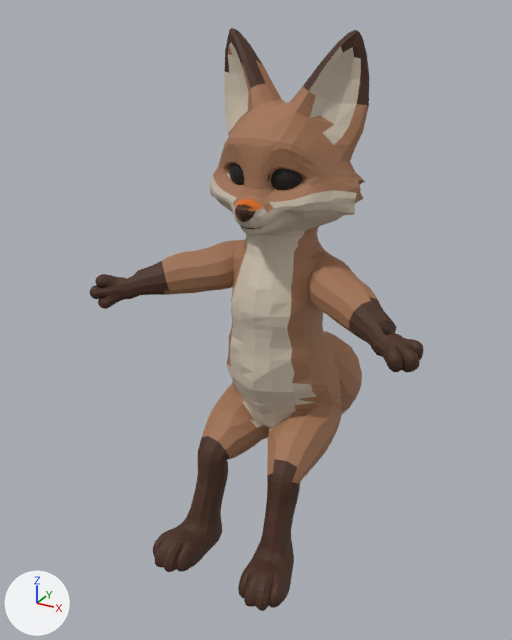
An edit to the glTF model assets/models/fox/tripo-hand/fox.rig.glb, drawn before and after from the same camera.
Before and after are seen from a 50 mm camera at (0.543, -1.131, 1.039) aimed at (-0.037, -0.077, 0.512). The lights are fixed; the arrows at lower left show +X, +Y and +Z. The older version comes first. Vertices at exactly the same position are counted once.

Names of what the first picture shows: 'fox.001'.
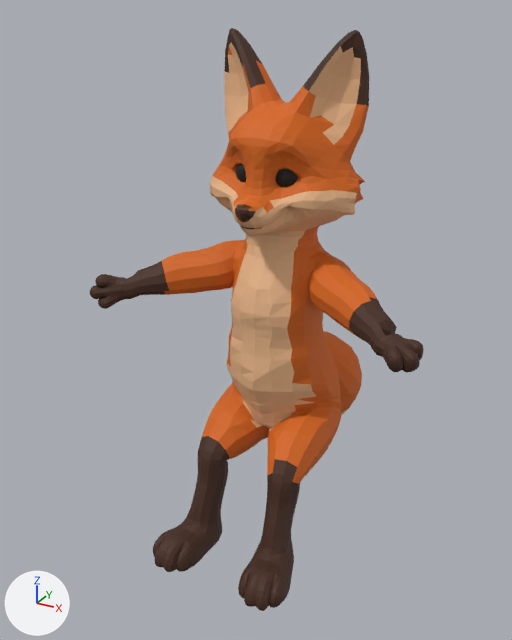
Commit message: feat(models): small round bead eyes for the Tripo fox

Pixel boxes [x1, y1, x2, y2] of what changed, in the pictures (512 x 640 px; the box of a moved part takes in the faces that stretch with it):
part 1 of me_fox, rebuilt
    before: [229, 163, 244, 185]
    after: [235, 164, 246, 182]
part 2 of me_fox, rebuilt
    before: [271, 169, 303, 190]
    after: [276, 169, 298, 187]
part 3 of me_fox, moved or reshaped
    before: [210, 120, 350, 225]
    after: [210, 121, 350, 225]
part 4 of me_fox, recoloured (brown to orange)
    both: [162, 43, 377, 484]

Diff of the bpy script that builds the scene:
```diff
--- a/assets/models/fox/tripo-hand/fox.rig.glb.py
+++ b/assets/models/fox/tripo-hand/fox.rig.glb.py
@@ me_fox @@
 # used by ob_fox_001; location = (0.0, 0.0, 0.0)
-me_fox.from_pydata(...)  # 3886 vertices, 7596 faces; spans x -0.305..0.307, y -0.33..0.254, z 0.088..1.009
+me_fox.from_pydata(...)  # 3898 vertices, 7644 faces; spans x -0.305..0.307, y -0.33..0.254, z 0.088..1.009
+# me_fox part 1: the loose piece of 76 vertices spanning x -0.071..-0.002, y -0.139..-0.067, z 0.754..0.83 is rebuilt with 82 vertices and now spans x -0.06..-0.006, y -0.128..-0.077, z 0.765..0.819
+# me_fox part 2: the loose piece of 76 vertices spanning x 0.002..0.071, y -0.139..-0.067, z 0.754..0.83 is rebuilt with 82 vertices and now spans x 0.006..0.06, y -0.128..-0.077, z 0.765..0.819
+# me_fox part 3
+# 3 vertices in x -0.041..0.041, y -0.147..-0.144, z 0.838..0.842 move by (0.0, 0.004, -0.003)
+# 3 vertices in x -0.038..0.039, y -0.152..-0.142, z 0.827..0.852 move by (0.0, 0.001, -0.001)
+# 3 vertices in x -0.035..0.113, y -0.139..-0.092, z 0.726..0.774 move by (-0.001, 0.0, 0.001)
+# 3 vertices in x -0.041..0.023, y -0.146..-0.141, z 0.801..0.819 move by (0.003, 0.014, -0.003)
+# 236 vertices move from x -0.113..0.105, y -0.16..-0.072, z 0.726..0.857 to x -0.113..0.104, y -0.161..-0.072, z 0.727..0.856
+# me_fox part 4: 3540 kept faces spanning x -0.217..0.217, y -0.198..0.254, z 0.157..0.988 get new vertex colours; the middle colour goes from brown #a37454 to orange #d76610
+# other edits to the shape of me_fox do not show in these pictures
 me_fox.materials.append(mat_fur)
```
